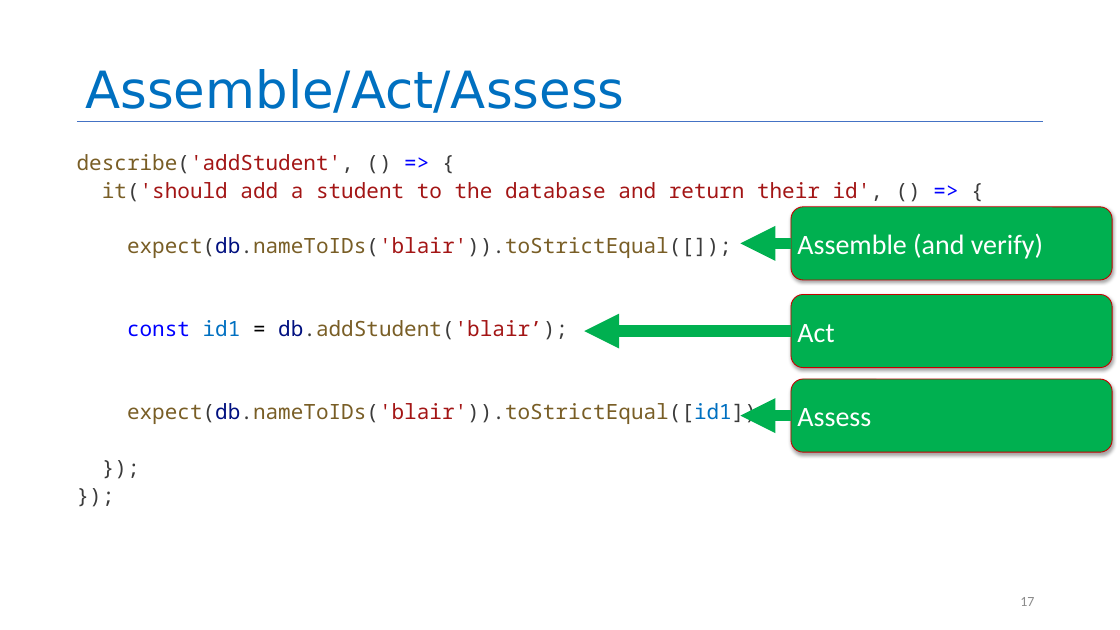
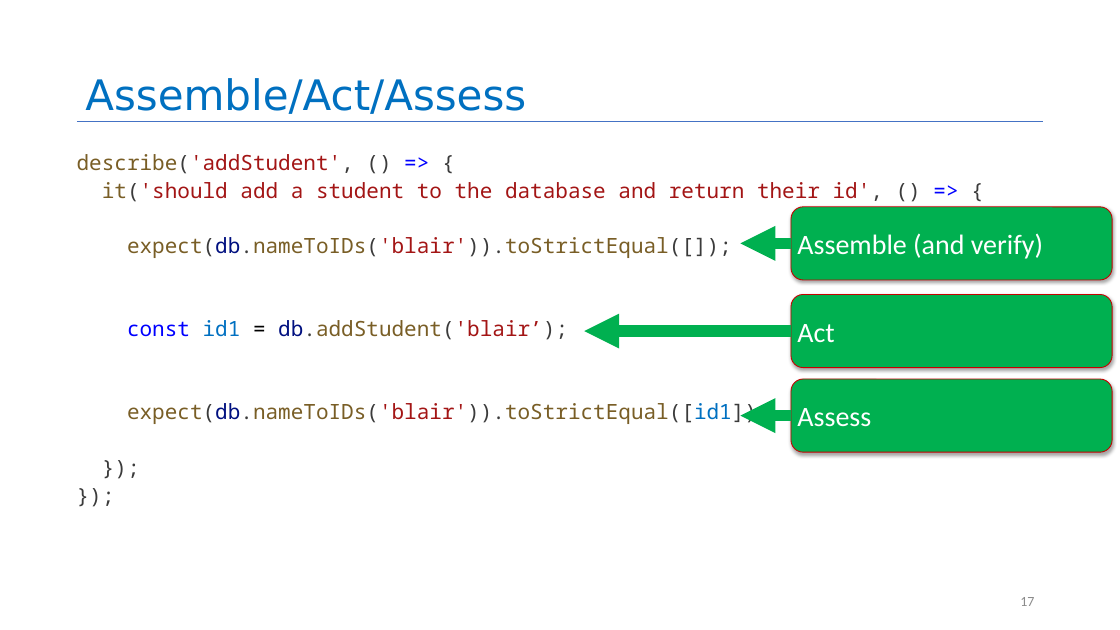
Before and after one commit to rimshaTest/CS4530-Spring-2026, a slide deck: slide 17 of Slides/Module 02.2 Test-Driven Development.pptx. Drawn at 1120x630 pixels with LibreOffice and Linux fonts; fonts in the diff are those of the drawing. Boxes give left, top, right and bottom in pixels: in the first picture for what was removed or moved away, otherwise in the second. Text is boxed around its words. In the diff, an @@ line names an element or a change of style, - is before the commit and + after.

```diff
--- a/Slides/Module 02.2 Test-Driven Development.pptx
+++ b/Slides/Module 02.2 Test-Driven Development.pptx
@@ title "Assemble/Act/Assess" at (x1=85, y1=78, x2=526, y2=114): size 44 to 36 pt @@
```
Also in this commit, not shown: 11 other slides changed, 4 other files.
